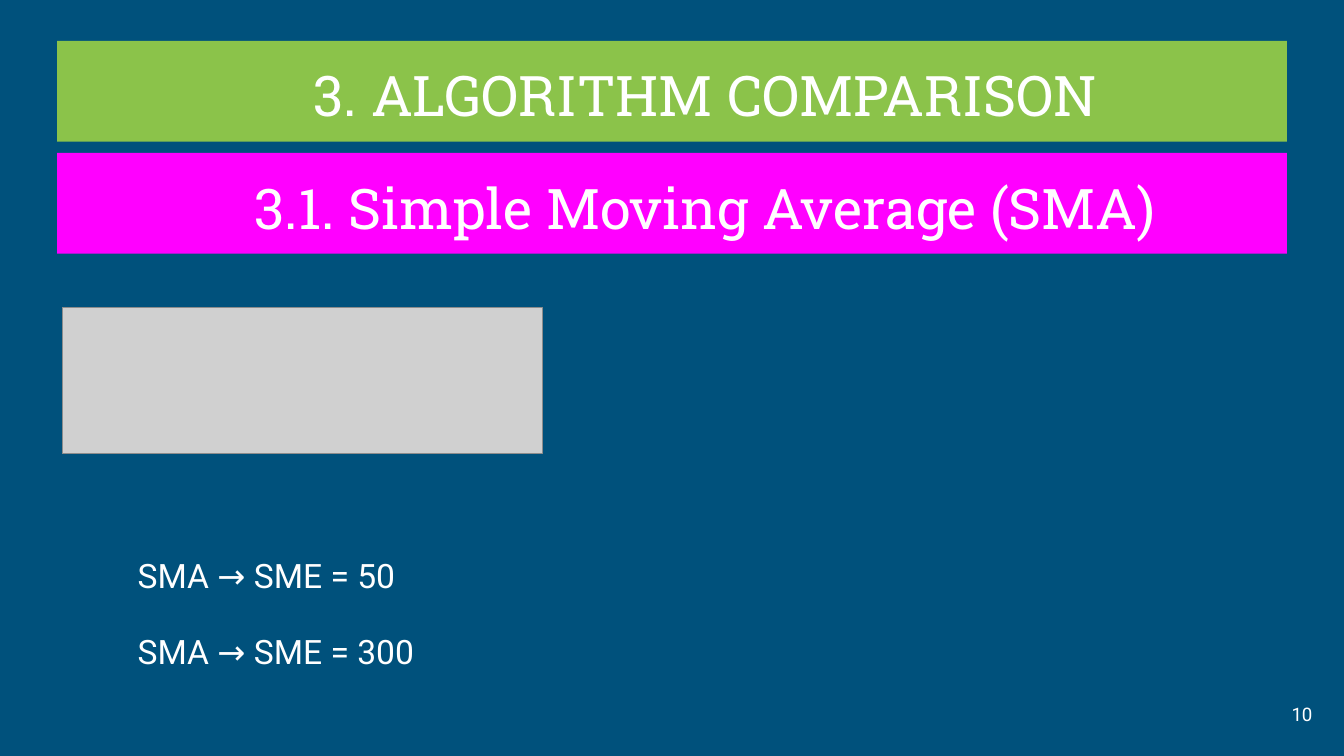
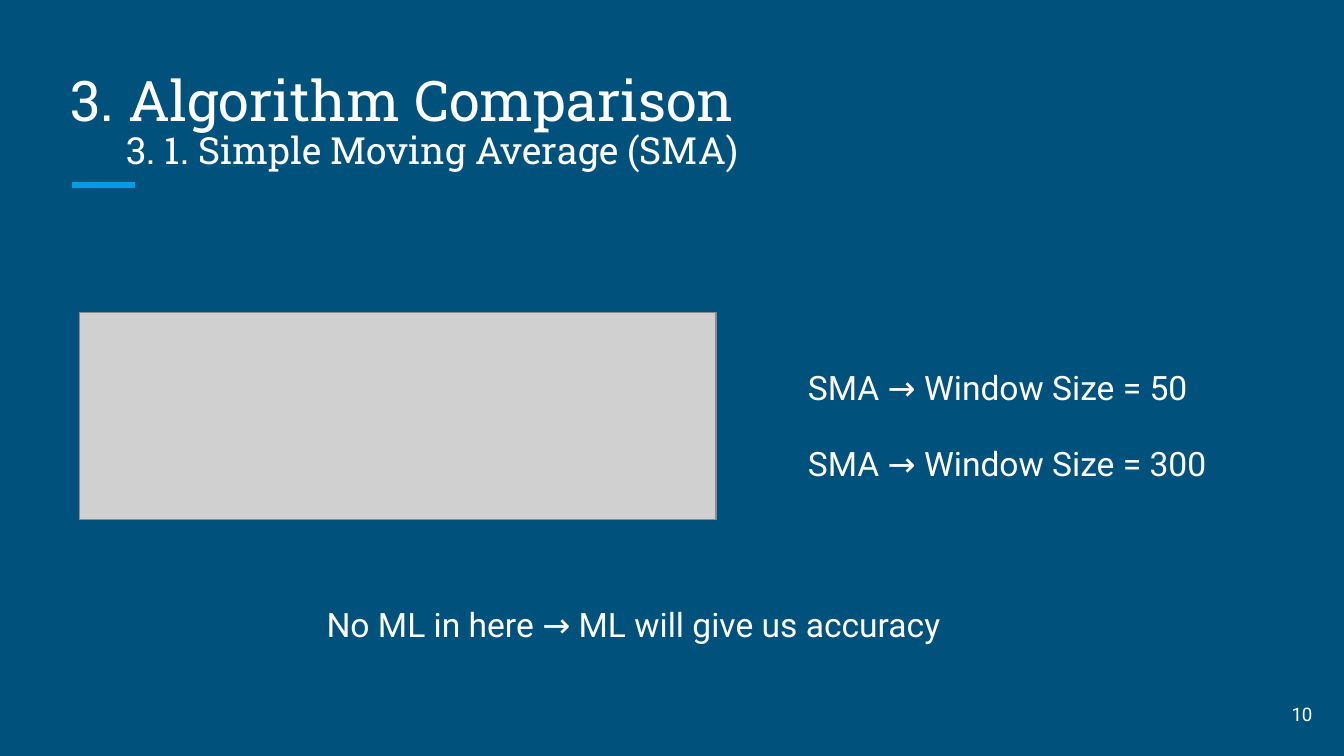
Before and after one commit to ferriitoo/CS584-Machine-Learning, a slide deck: slide 10 of project/CS584-ML-Project.pptx. Drawn at 1344x756 pixels with LibreOffice and Linux fonts; fonts in the diff are those of the drawing; grey boxes stand for pictures. Boxes give left, top, right and bottom in pixels: in the first picture for what was removed or moved away, otherwise in the second. Text is boxed around its words. In the diff, an @@ line names an element or a change of style, - is before the commit and + after.

```diff
--- a/project/CS584-ML-Project.pptx
+++ b/project/CS584-ML-Project.pptx
@@ title "3. Algorithm Comparison": place and size @@
-title "3. Algorithm Comparison" at [56,40,1286,141]
+title "3. Algorithm Comparison" at [70,78,734,133]
@@ title "3. Algorithm Comparison" at [70,78,734,133]: fill #8BC34A to none @@
@@ title at [70,78,734,133]: text changed @@
-3. ALGORITHM COMPARISON
+3. Algorithm Comparison
@@ text "3. 1. Simple Moving Average ...": place and size @@
-text "3. 1. Simple Moving Average ..." at [56,153,1286,254]
+text "3. 1. Simple Moving Average ..." at [126,130,738,172]
@@ text "3. 1. Simple Moving Average ..." at [126,130,738,172]: fill #FF00FF to none @@
@@ text at [126,130,738,172]: text changed; size 30 to 20 pt @@
-3.1. Simple Moving Average (SMA)
+3. 1. Simple Moving Average (SMA)
@@ line added from (73, 185) to (134, 185), #039BE5 3 pt @@
@@ picture: place and size @@
-picture at [62,308,542,454]
+picture at [79,312,716,519]
@@ text added at [808,374,1207,477], 18 pt, text #FFFFFF @@
+SMA → Window Size = 50
+SMA → Window Size = 300
@@ text removed at [138,563,414,665] @@
-SMA → SME = 50
-SMA → SME = 300
@@ text added at [327,611,940,644], 18 pt, text #FFFFFF @@
+No ML in here → ML will give us accuracy
```
Also in this commit, not shown: 9 other slides changed, 8 slides added, 6 slides removed, 1 other file.
